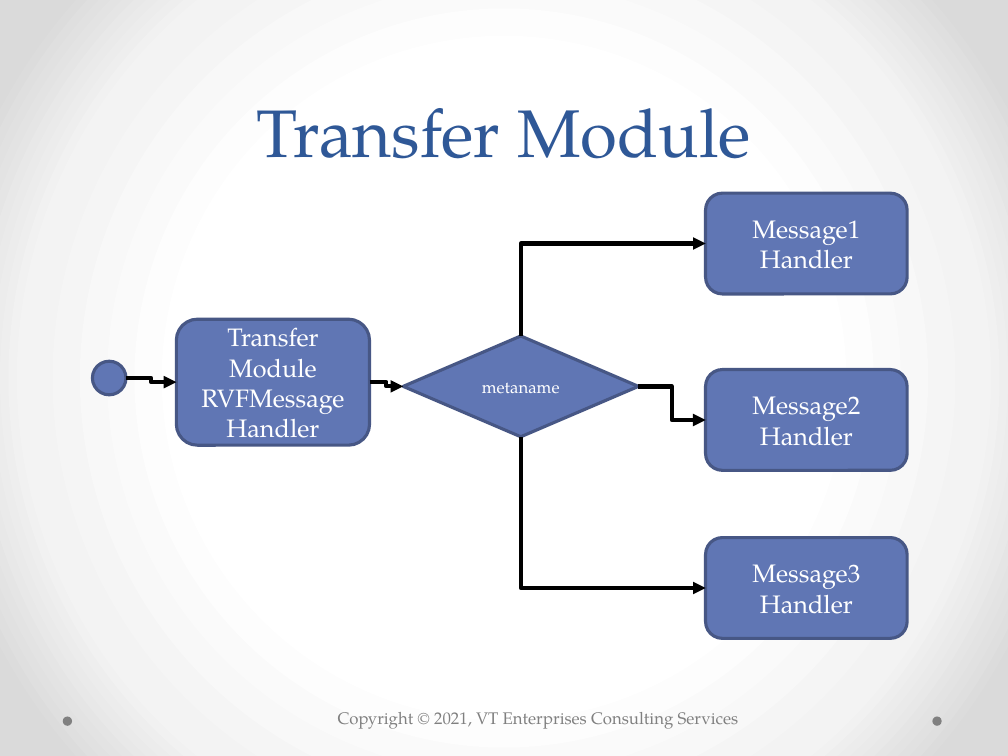
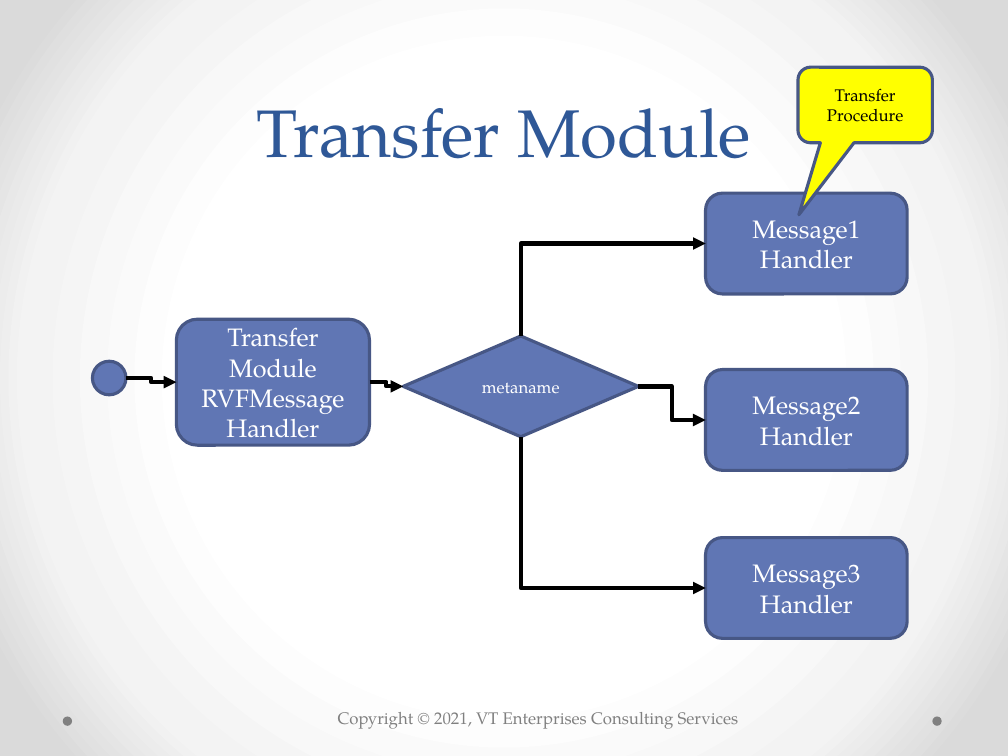
Before and after one commit to bradfordvt/P2654Model2, a slide deck: slide 8 of docs/MJBUnification20210720.pptx. Drawn at 1008x756 pixels with LibreOffice and Linux fonts; fonts in the diff are those of the drawing; background and template pictures are left out. Boxes give left, top, right and bottom in pixels: in the first picture for what was removed or moved away, otherwise in the second. Text is boxed around its words. In the diff, an @@ line names an element or a change of style, - is before the commit and + after.

```diff
--- a/docs/MJBUnification20210720.pptx
+++ b/docs/MJBUnification20210720.pptx
@@ rounded speech box added at bbox=[798, 68, 932, 143], fill #FFFF00, outline #475785 2.25 pt, 12 pt, text #000000 @@
+Transfer Procedure
```
Also in this commit, not shown: 1 other slide changed.
